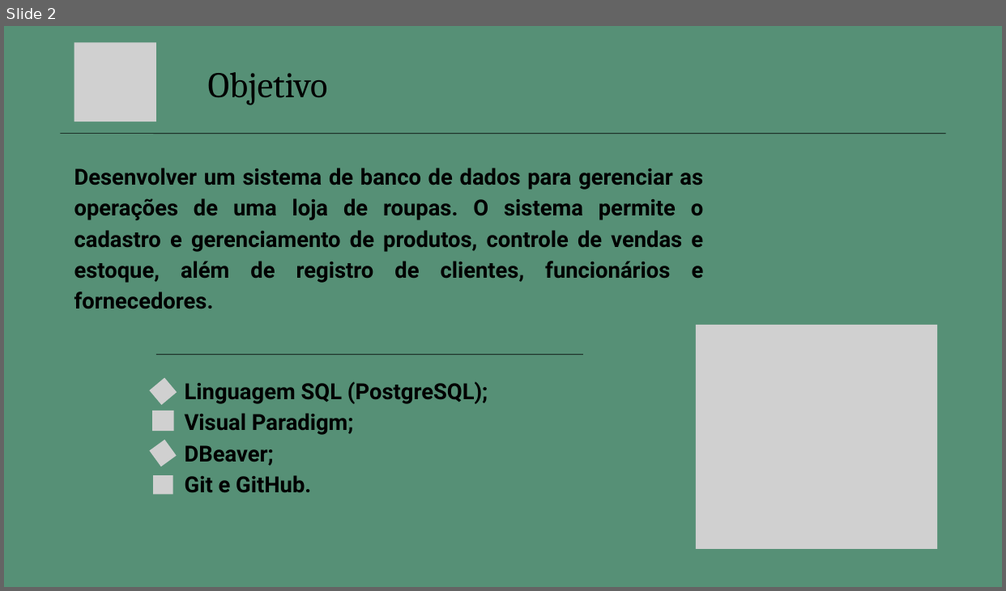
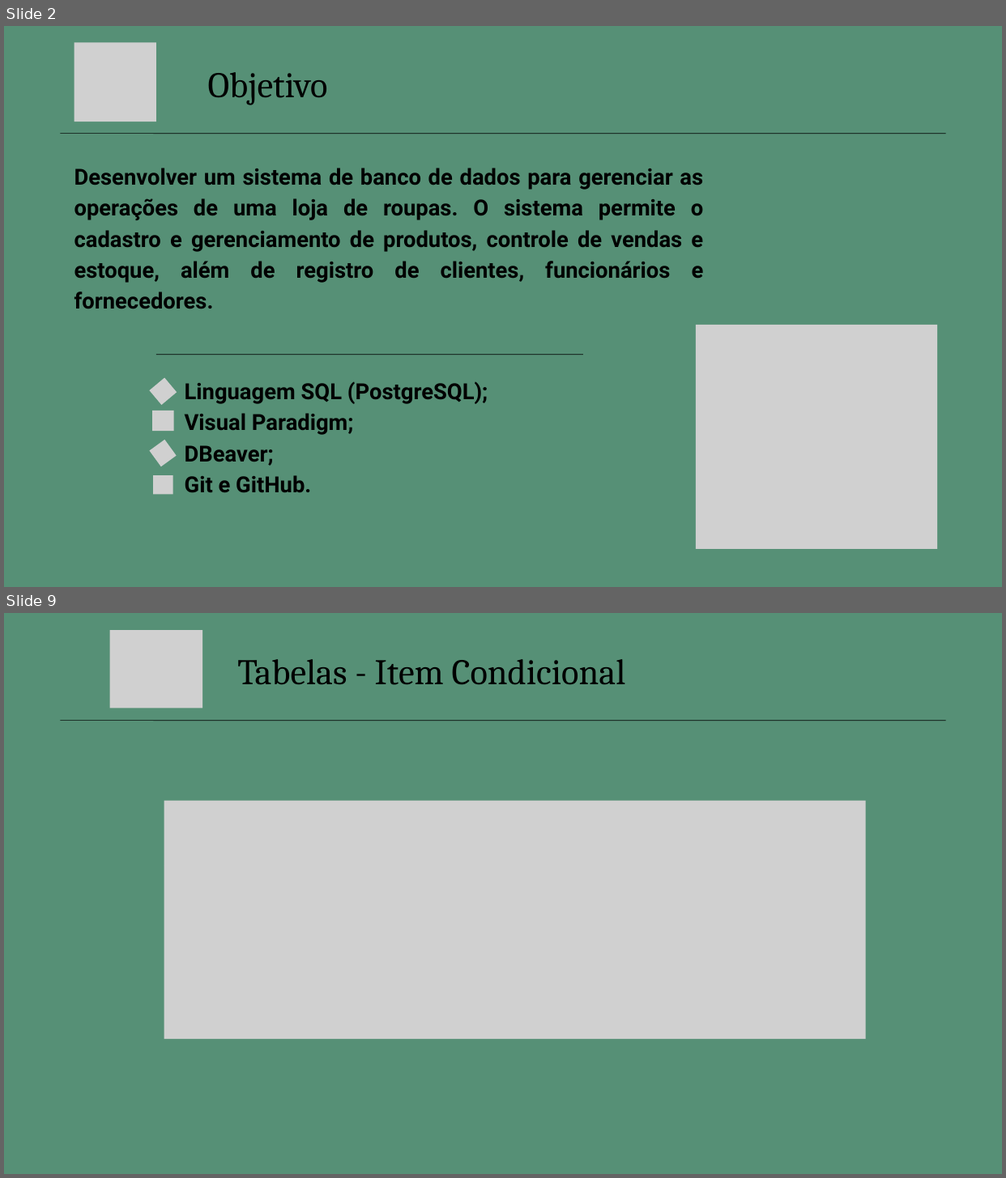
Before and after one commit to maiarakothe/Monamu, a slide deck: Monamu_Slides.pptx. Shown one above the other, each under a label of ours: slide 2 before the commit, slides 2 and 9 after it; the slides between them are not shown. The pictures are 1006x591 and 1006x1178 pixels, drawn with LibreOffice and Linux fonts; fonts in the diff are those of the drawing; grey boxes stand for pictures. Boxes give left, top, right and bottom in pixels: in the first picture for what was removed or moved away, otherwise in the second. Text is boxed around its words. In the diff, an @@ line names an element or a change of style, - is before the commit and + after.

Commit message:
Adição das Tabelas

```diff
--- a/Monamu_Slides.pptx
+++ b/Monamu_Slides.pptx
@@ slide 9 added at box(4, 613, 1002, 1174), background #569076 @@
@@ picture added at box(110, 630, 202, 708) @@
@@ text added at box(237, 659, 626, 685), 52 pt, text #000000 @@
+Tabelas - Item Condicional
@@ line added from (60, 720) to (946, 720), #000000 0.75 pt @@
@@ picture added at box(164, 801, 866, 867) @@
@@ picture added at box(164, 867, 866, 1039) @@
```
Also in this commit, not shown: 10 other slides added, 1 slide removed.
